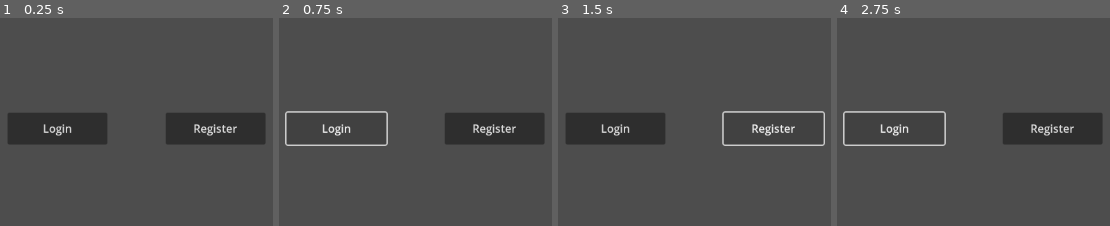
Above: before the commit, frames 1-4 (left to right).
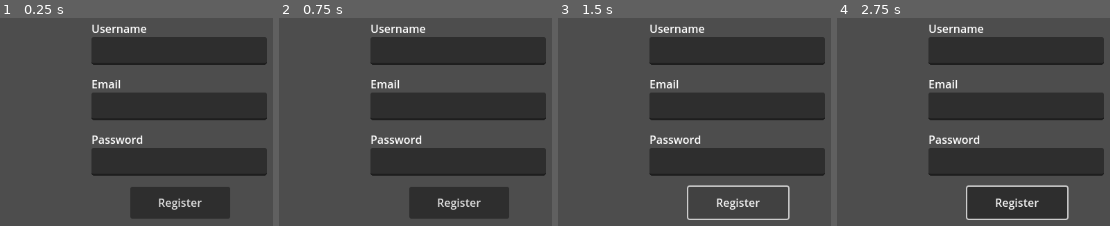
Above: after the commit, the same moments.

Repository: Mopcho/nebulariders-server
Game: Godot game, scene res://main_scene.tscn
Same seed, same stepped clock (60 frames per second), same inputs: the game is played once before the commit and once after it. Before the commit the project has no main scene; this scene is started directly in both runs.
Inputs (mouse positions are in pixels of both pictures, inside the frame that each line leads up to):
- Up to frame 1 (0.25 s): no input
- Up to frame 2 (0.75 s): click (336, 128) at 0.5 s, where only the run before the commit has a clickable "Login"
- Up to frame 3 (1.5 s): click "Register" at 1.25 s
- Up to frame 4 (2.75 s): click (894, 128) at 2 s, where only the run before the commit has a clickable "Login"

The runs differ from the first frame. In frame 1, 39% of the frame differs, in the area x 2-98%, y 2-97%; in frame 2, 35%; in frame 3, 33%; in frame 4, 36%.

Commit message:
add basic ui

Diff:
--- a/client/main_scene.tscn
+++ b/client/main_scene.tscn
@@ -3,52 +3,14 @@
 [sub_resource type="GDScript" id="GDScript_km8lp"]
 script/source = "extends Node2D
 
-var http_request = HTTPRequest.new()
-
 # Called when the node enters the scene tree for the first time.
 func _ready():
-	add_child(http_request)
-	http_request.request_completed.connect(self._on_request_completed)
-
+	get_tree().change_scene_to_file(\"res://ui/register_ui.tscn\")
 
 # Called every frame. 'delta' is the elapsed time since the previous frame.
 func _process(delta):
 	pass
-
-
-func _on_request_completed(result, response_code, headers, body):
-	var json = JSON.parse_string(body.get_string_from_utf8())
-	print(json)
-
-var user_json = '{ \"email\": \"stoyan\", \"password\": \"123456\" }'
-
-func _on_login_clicked():
-	print(\"im sending the login\")
-	http_request.request(\"http://localhost:8081/api/auth/login\", [\"Content-Type: application/json\"], HTTPClient.METHOD_POST, user_json)
-
-
-func _on_register_clicked():
-	print(\"im sending the register\")
-	http_request.request(\"http://localhost:8081/api/auth/register\", [\"Content-Type: application/json\"], HTTPClient.METHOD_POST, user_json)
 "
 
 [node name="Node2D" type="Node2D"]
 script = SubResource("GDScript_km8lp")
-
-[node name="Button2" type="Button" parent="."]
-offset_left = 367.0
-offset_top = 317.0
-offset_right = 511.0
-offset_bottom = 363.0
-text = "Login"
-
-[node name="Button3" type="Button" parent="."]
-offset_left = 595.0
-offset_top = 317.0
-offset_right = 739.0
-offset_bottom = 363.0
-text = "Register
-"
-
-[connection signal="pressed" from="Button2" to="." method="_on_login_clicked"]
-[connection signal="pressed" from="Button3" to="." method="_on_register_clicked"]
--- a/client/project.godot
+++ b/client/project.godot
@@ -11,5 +11,6 @@
 [application]
 
 config/name="Nebulariders"
+run/main_scene="res://main_scene.tscn"
 config/features=PackedStringArray("4.2", "Forward Plus")
 config/icon="res://icon.svg"
--- /dev/null
+++ b/client/ui/login_ui.gd
@@ -0,0 +1,33 @@
+extends Control
+
+var http_request = HTTPRequest.new()
+
+const JSON_HEADERS = ["Content-Type: application/json"];
+const BASE_URL = "http://localhost:8081";
+
+func _ready():
+	add_child(http_request)
+	http_request.request_completed.connect(self._on_request_completed)
+
+func _on_request_completed(result, response_code, headers, body):
+	var json = JSON.parse_string(body.get_string_from_utf8())
+
+	if response_code == 200:
+		print("YOU ARE NOW LOGGED!")
+
+func _on_submit():
+	print("POST /api/auth/login")
+	var url = "{BASE_URL}/api/auth/login".format({"BASE_URL": BASE_URL})
+
+	var login_data = JSON.new().stringify(
+		{
+			"email": $EmailInput.text,
+			"password": $PasswordInput.text
+		}
+	)
+
+	print(login_data)
+
+	var result = http_request.request(url, JSON_HEADERS, HTTPClient.METHOD_POST, login_data);
+
+	print(result);
--- /dev/null
+++ b/client/ui/login_ui.tscn
@@ -0,0 +1,55 @@
+[gd_scene load_steps=2 format=3 uid="uid://cs6yncyn445ab"]
+
+[ext_resource type="Script" path="res://ui/login_ui.gd" id="1_t6m8b"]
+
+[node name="LoginUI" type="Control"]
+layout_mode = 3
+anchors_preset = 8
+anchor_left = 0.5
+anchor_top = 0.5
+anchor_right = 0.5
+anchor_bottom = 0.5
+grow_horizontal = 2
+grow_vertical = 2
+script = ExtResource("1_t6m8b")
+
+[node name="Button3" type="Button" parent="."]
+layout_mode = 0
+offset_left = -32.0
+offset_top = 20.0
+offset_right = 112.0
+offset_bottom = 66.0
+mouse_default_cursor_shape = 2
+text = "Login"
+
+[node name="EmailInput" type="TextEdit" parent="."]
+layout_mode = 0
+offset_left = -88.0
+offset_top = -116.0
+offset_right = 165.0
+offset_bottom = -76.0
+
+[node name="PasswordInput" type="TextEdit" parent="."]
+layout_mode = 0
+offset_left = -88.0
+offset_top = -36.0
+offset_right = 165.0
+offset_bottom = 4.0
+
+[node name="Label" type="Label" parent="."]
+layout_mode = 0
+offset_left = -88.0
+offset_top = -140.0
+offset_right = -8.0
+offset_bottom = -117.0
+text = "Email"
+
+[node name="Label3" type="Label" parent="."]
+layout_mode = 0
+offset_left = -88.0
+offset_top = -60.0
+offset_right = -8.0
+offset_bottom = -37.0
+text = "Password"
+
+[connection signal="pressed" from="Button3" to="." method="_on_submit"]
--- /dev/null
+++ b/client/ui/register_ui.gd
@@ -0,0 +1,34 @@
+extends Control
+
+var http_request = HTTPRequest.new()
+
+const JSON_HEADERS = ["Content-Type: application/json"];
+const BASE_URL = "http://localhost:8081";
+
+func _ready():
+	add_child(http_request)
+	http_request.request_completed.connect(self._on_request_completed)
+
+func _on_request_completed(result, response_code, headers, body):
+	var json = JSON.parse_string(body.get_string_from_utf8())
+
+	if response_code == 200:
+		get_tree().change_scene_to_file("res://ui/login_ui.tscn")
+
+func _on_submit():
+	print("POST /api/auth/register")
+	var url = "{BASE_URL}/api/auth/register".format({"BASE_URL": BASE_URL})
+
+	var register_data = JSON.new().stringify(
+		{
+			"username": $UsernameInput.text,
+			"email": $EmailInput.text,
+			"password": $PasswordInput.text
+		}
+	)
+
+	print(register_data)
+
+	var result = http_request.request(url, JSON_HEADERS, HTTPClient.METHOD_POST, register_data);
+
+	print(result);
--- /dev/null
+++ b/client/ui/register_ui.tscn
@@ -0,0 +1,71 @@
+[gd_scene load_steps=2 format=3 uid="uid://8vpsxtdoiey6"]
+
+[ext_resource type="Script" path="res://ui/register_ui.gd" id="1_y5acc"]
+
+[node name="RegisterUI" type="Control"]
+layout_mode = 3
+anchors_preset = 8
+anchor_left = 0.5
+anchor_top = 0.5
+anchor_right = 0.5
+anchor_bottom = 0.5
+grow_horizontal = 2
+grow_vertical = 2
+script = ExtResource("1_y5acc")
+
+[node name="Button3" type="Button" parent="."]
+layout_mode = 0
+offset_left = -32.0
+offset_top = 100.0
+offset_right = 112.0
+offset_bottom = 146.0
+mouse_default_cursor_shape = 2
+text = "Register
+"
+
+[node name="UsernameInput" type="TextEdit" parent="."]
+layout_mode = 0
+offset_left = -88.0
+offset_top = -116.0
+offset_right = 165.0
+offset_bottom = -76.0
+
+[node name="EmailInput" type="TextEdit" parent="."]
+layout_mode = 0
+offset_left = -88.0
+offset_top = -36.0
+offset_right = 165.0
+offset_bottom = 4.0
+
+[node name="PasswordInput" type="TextEdit" parent="."]
+layout_mode = 0
+offset_left = -88.0
+offset_top = 44.0
+offset_right = 165.0
+offset_bottom = 84.0
+
+[node name="Label" type="Label" parent="."]
+layout_mode = 0
+offset_left = -88.0
+offset_top = -140.0
+offset_right = -8.0
+offset_bottom = -117.0
+text = "Username"
+
+[node name="Label3" type="Label" parent="."]
+layout_mode = 0
+offset_left = -88.0
+offset_top = -60.0
+offset_right = -8.0
+offset_bottom = -37.0
+text = "Email"
+
+[node name="Label2" type="Label" parent="."]
+layout_mode = 0
+offset_left = -88.0
+offset_top = 20.0
+offset_right = -8.0
+offset_bottom = 43.0
+text = "Password"
+
+[connection signal="pressed" from="Button3" to="." method="_on_submit"]
